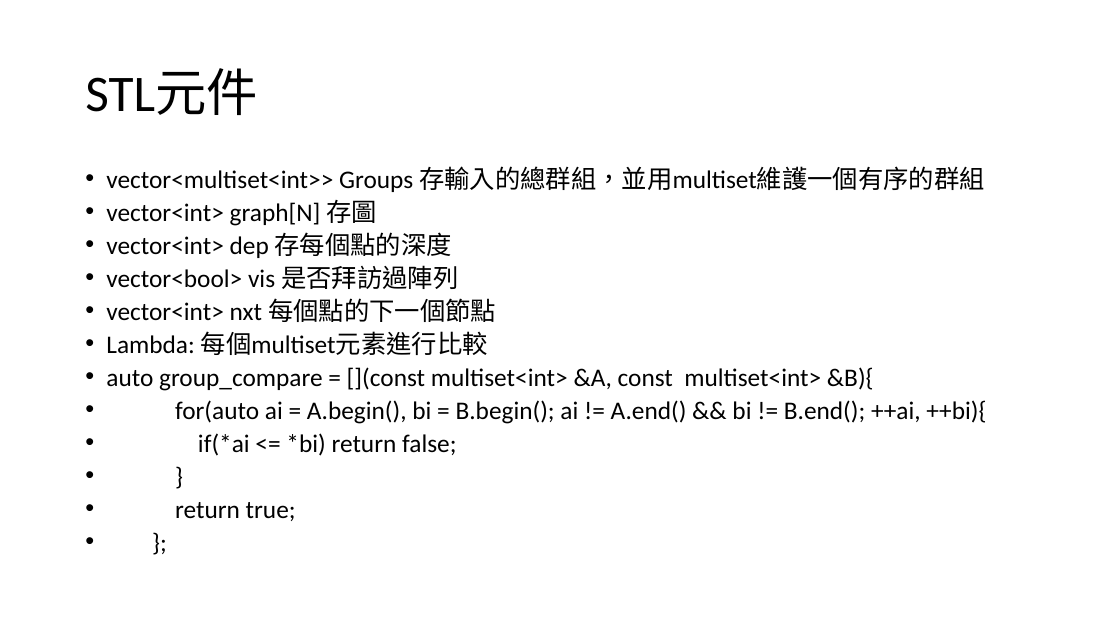
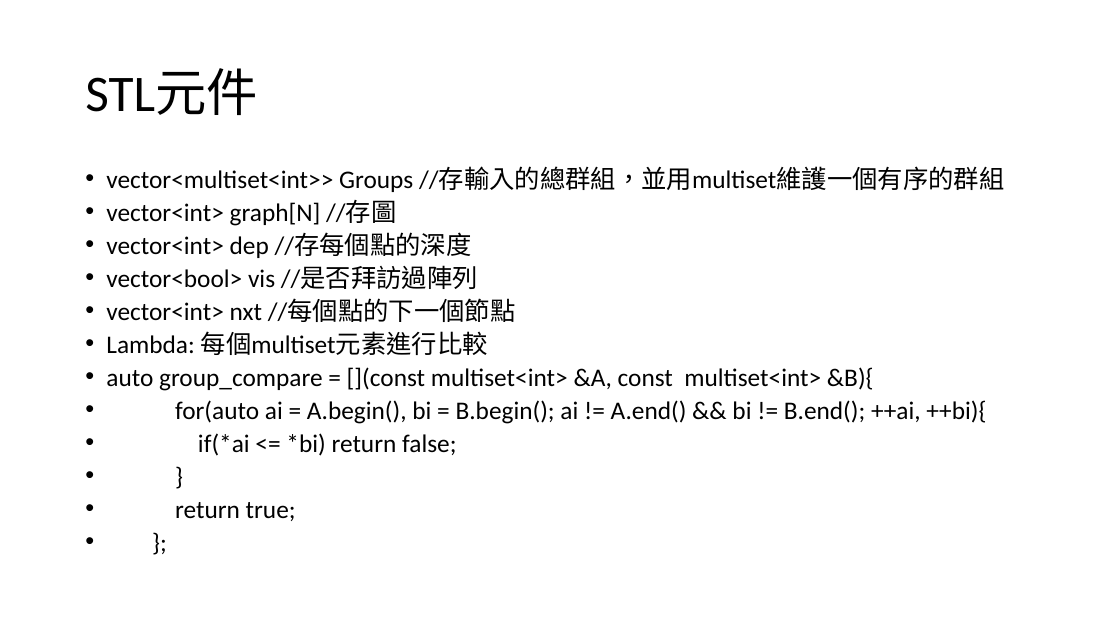
Before and after one commit to louisfghbvc/GenericProgrammingSTL, a slide deck: slide 6 of HW4 應用程式設計/說明.pptx. Drawn at 1120x630 pixels with LibreOffice and Linux fonts; fonts in the diff are those of the drawing. Boxes give left, top, right and bottom in pixels: in the first picture for what was removed or moved away, otherwise in the second. Text is boxed around its words. In the diff, an @@ line names an element or a change of style, - is before the commit and + after.

```diff
--- a/HW4 應用程式設計/說明.pptx
+++ b/HW4 應用程式設計/說明.pptx
@@ text at (106, 168, 1004, 322): text changed @@
-• vector<multiset<int>> Groups 存輸入的總群組，並用multiset維護一個有序的群組
-• vector<int> graph[N] 存圖
-• vector<int> dep 存每個點的深度
-• vector<bool> vis 是否拜訪過陣列
-• vector<int> nxt 每個點的下一個節點
+• vector<multiset<int>> Groups //存輸入的總群組，並用multiset維護一個有序的群組
+• vector<int> graph[N] //存圖
+• vector<int> dep //存每個點的深度
+• vector<bool> vis //是否拜訪過陣列
+• vector<int> nxt //每個點的下一個節點
```
Also in this commit, not shown: 1 slide added.
